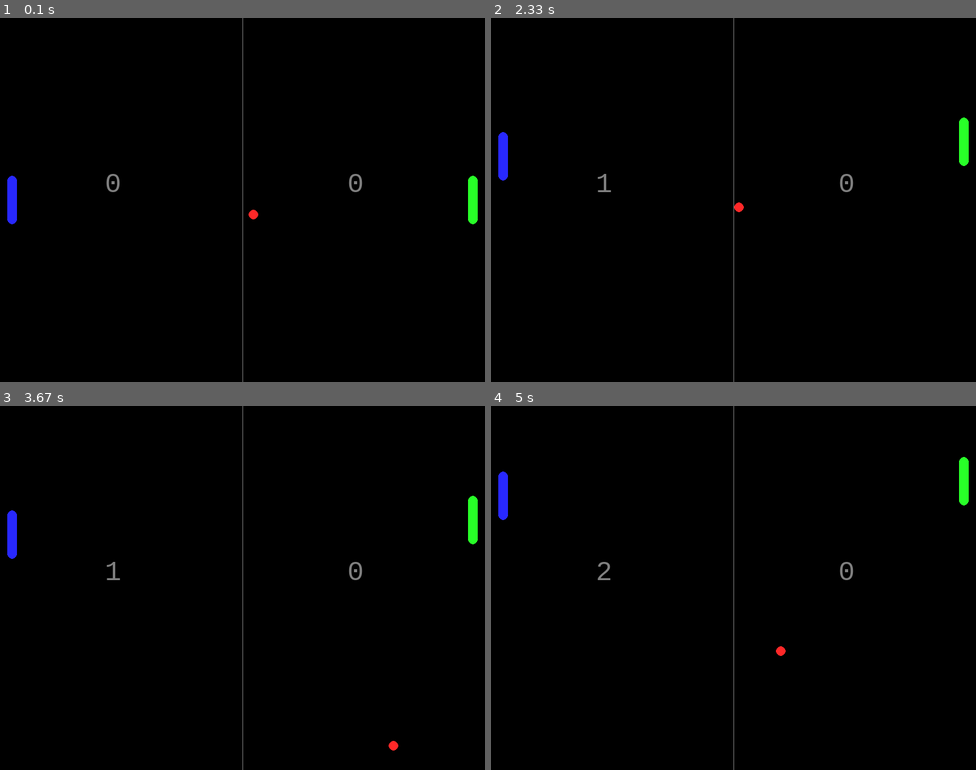
Above: before the commit, frames 1-4 (two rows, left to right).
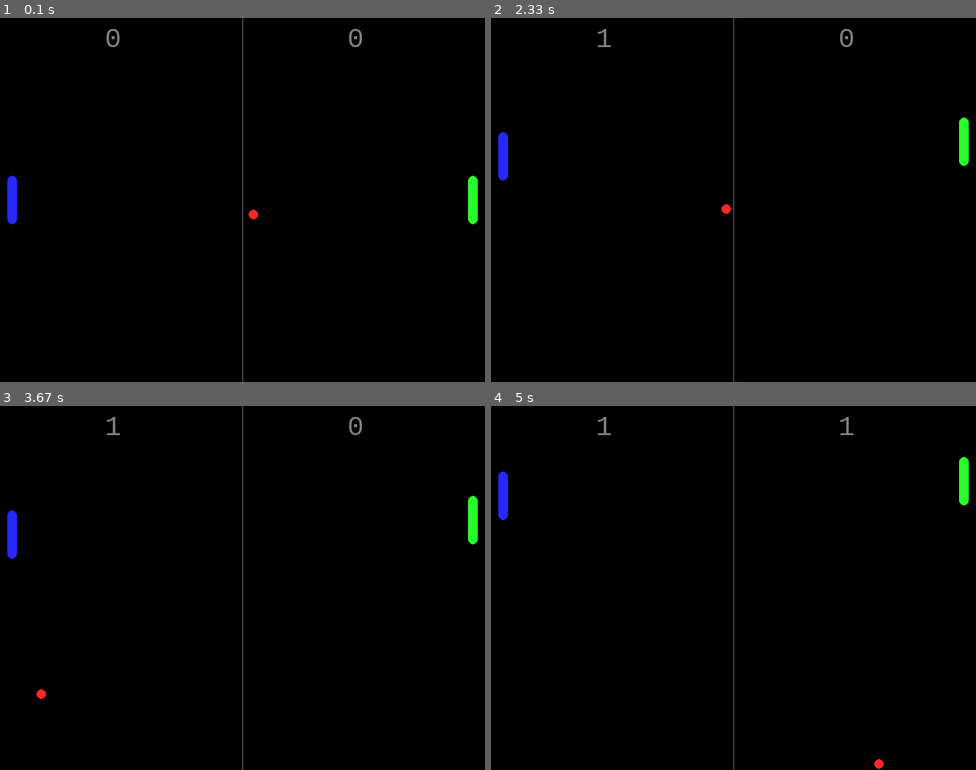
Above: after the commit, the same moments.

Repository: straylight77/arcade
Game: pygame game, started from Pong.py
The game is run twice, just before and just after one commit, with the same random seed, the same clock (stepped at 60 frames per second) and the same inputs.
Inputs:
- Up to frame 1 (0.1 s): no input
- Up to frame 2 (2.33 s): tap S at 0.33 s; hold Up 0.67-1.13 s; hold W 0.67-1.13 s; hold Down 1.17-1.47 s; hold S 1.17-1.47 s; hold Up 1.5-1.87 s; hold W 1.5-1.87 s; hold Down 1.9-2.27 s; hold S 1.9-2.27 s; hold Up from 2.3 s (still down); hold W from 2.3 s (still down)
- Up to frame 3 (3.67 s): release Up at 2.6 s; release W at 2.6 s; hold Down 2.63-2.93 s; hold S 2.63-2.93 s; hold Up 2.97-3.33 s; hold W 2.97-3.33 s; hold Down from 3.37 s (still down); hold S from 3.37 s (still down)
- Up to frame 4 (5 s): release Down at 3.73 s; release S at 3.73 s; hold Up 3.77-4.07 s; hold W 3.77-4.07 s; hold Down 4.1-4.4 s; hold S 4.1-4.4 s; hold Up 4.43-4.8 s; hold W 4.43-4.8 s; hold Down from 4.83 s (still down); hold S from 4.83 s (still down)

The runs differ from the first frame. In frame 1, 0.3% of the frame differs, in the area x 21-75%, y 3-48%; in frame 2, 0.3%, in the area x 22-75%, y 3-54%; in frame 3, 0.3%; in frame 4, 0.3%.

Commit message:
After scoring, new balls head toward scoring player.

Diff:
--- a/Pong.py
+++ b/Pong.py
@@ -24,6 +24,7 @@
         self.score = 0
         self.rect.center = pos
         self.cmd = [0, 0] # [up, down]
+        self.speed = 8
 
     def load_sprite(self, color):
         self.image = pygame.Surface((16, 80))
@@ -48,7 +49,7 @@
             self.cmd[i] = 0
 
     def update(self):
-        dy = (self.cmd[1] - self.cmd[0]) * 8
+        dy = (self.cmd[1] - self.cmd[0]) * self.speed
         self.rect.move_ip(0, dy)
         if self.rect.top < 0:
             self.rect.top = 0
@@ -61,10 +62,14 @@
 #---- class: Ball --------------------------------------------------------
 class Ball(pygame.sprite.Sprite):
 
-    def __init__(self):
+    def __init__(self, vel = None, pos = None):
         pygame.sprite.Sprite.__init__(self)
-        self.pos = [MAX_X/2, MAX_Y/2]
-        self.vel = [3, 4]
+        if pos == None:
+            pos = [MAX_X/2, MAX_Y/2]
+        self.pos = pos
+        if vel == None:
+            vel = [3, 4]
+        self.vel = vel
         self.load_sprite()
 
     def load_sprite(self):
@@ -78,6 +83,13 @@
         self.pos[0] += self.vel[0]
         self.pos[1] += self.vel[1]
         self.rect.center = self.pos
+
+
+#---- class: Game --------------------------------------------------------
+class Game():
+
+    def __init__(self, display):
+        self.display = display
 
 
 def terminate():
@@ -133,6 +145,7 @@
         players.update()
         balls.update()
 
+
         # detect ball colliding with walls or endzones
         for b in balls:
             if b.rect.top < 0 or b.rect.bottom > MAX_Y:
@@ -141,12 +154,12 @@
             if b.rect.right < 0:
                 player2.score += 1
                 b.kill()
-                balls.add(Ball())
+                balls.add(Ball([4, 5]))
 
             if b.rect.left > MAX_X:
                 player1.score += 1
                 b.kill()
-                balls.add(Ball())
+                balls.add(Ball([-4, 5]))
 
         # detect collision with paddles
         for b in pygame.sprite.spritecollide(player1, balls, 0):
@@ -162,11 +175,11 @@
         balls.draw(DISPLAY)
 
         p1_img = FONT1.render("%d"%(player1.score), True, GRAY, BGCOLOR)
-        p1_img_pos = ( MAX_X/4-p1_img.get_width(), MAX_Y/2-p1_img.get_height() )
+        p1_img_pos = ( MAX_X/4-p1_img.get_width(), 10 )
         DISPLAY.blit(p1_img, p1_img_pos )
 
         p2_img = FONT1.render("%d"%(player2.score), True, GRAY, BGCOLOR)
-        p2_img_pos = ( MAX_X*3/4-p2_img.get_width(), MAX_Y/2-p2_img.get_height() )
+        p2_img_pos = ( MAX_X*3/4-p2_img.get_width(), 10 )
         DISPLAY.blit(p2_img, p2_img_pos )
 
         pygame.draw.line(DISPLAY, GRAY, (MAX_X/2, 0), (MAX_X/2, MAX_Y))
